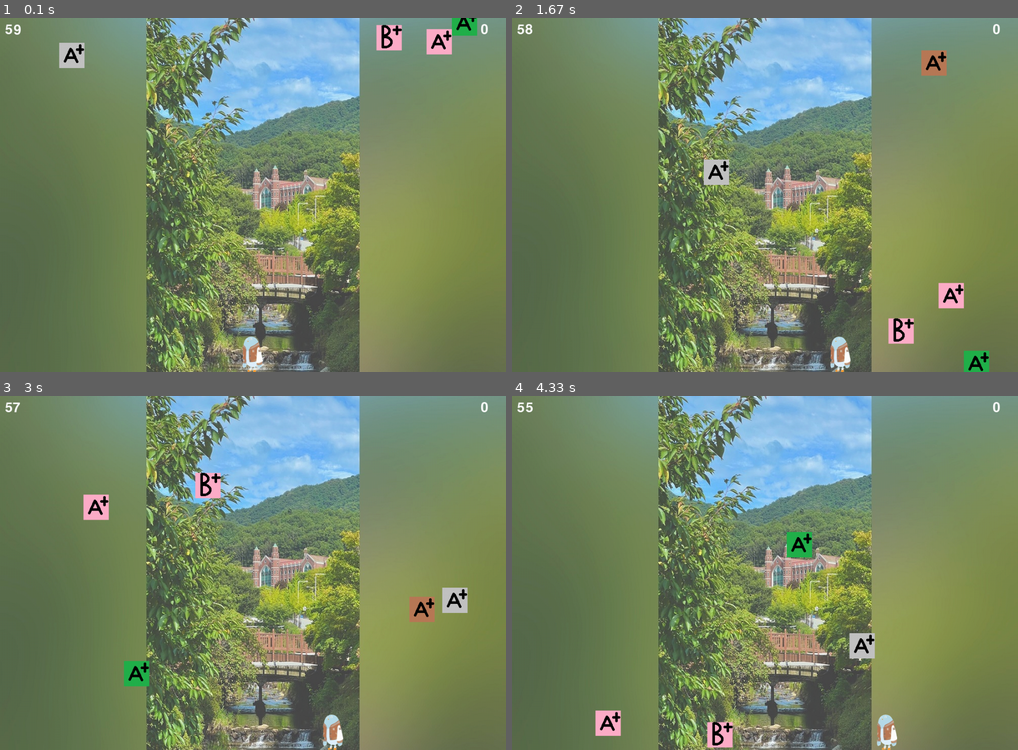
Above: before the commit, frames 1-4 (two rows, left to right).
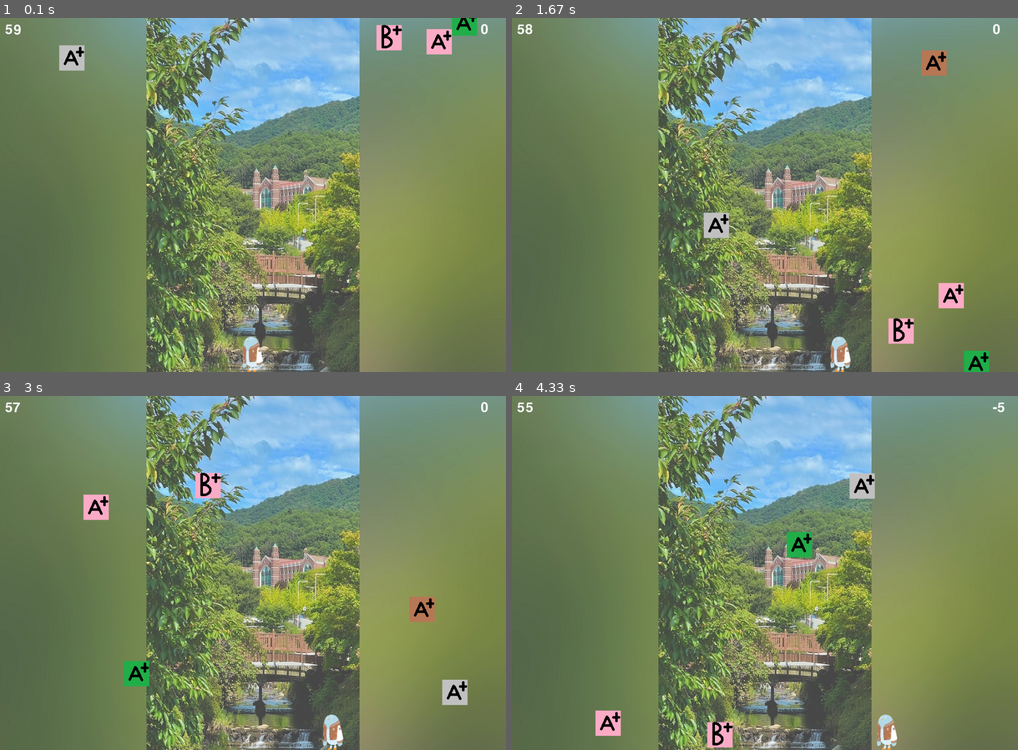
Above: after the commit, the same moments.

Repository: Burna0912/team_project
Game: pygame game, started from workspace/boo_pygame.py
Two runs of this game, one before a commit and one after it. Both use one fixed random seed, a clock stepped at 60 frames per second and the inputs below.
Inputs:
- Up to frame 1 (0.1 s): no input
- Up to frame 2 (1.67 s): hold Right 0.33-0.8 s; hold Right 0.83-1.3 s; hold Left from 1.33 s (still down)
- Up to frame 3 (3 s): release Left at 1.87 s; hold Left 1.9-2.3 s; hold Right 2.33-2.97 s
- Up to frame 4 (4.33 s): hold Left 3-3.47 s; hold Right 3.5-3.97 s; hold Right from 4 s (still down)

The runs differ from the first frame. In frame 1, 0.2% of the frame differs, in the area x 11-17%, y 6-15%; in frame 2, 0.7%; in frame 3, 0.7%; in frame 4, 0.8%, in the area x 66-98%, y 1-75%.

Commit message:
print score when game over

Diff:
--- a/workspace/boo_pygame.py
+++ b/workspace/boo_pygame.py
@@ -74,7 +74,7 @@
 F_height = F_size[1] # 캐릭터의 세로 크기
 F_x_pos = random.randint(0, screen_width - F_width)
 F_y_pos = 0
-F_speed = 0.6
+F_speed = 0.66
 
 
 
@@ -211,7 +211,7 @@
         BOO_x_pos = 10000 #남은 시간이 0 일 때 부를 화면에 뜨지 않도록 처리
         A_x_pos, B_x_pos, C_x_pos, D_x_pos, F_x_pos = 10000, 10000, 10000, 10000, 10000
         screen.blit(GameOver,(0,0)) #남은 시간이 0 일 때 게임오버 화면 출력
-
+        screen.blit(get_point, (screen_width/2, screen_height/2))
 
     screen.blit(BOO_brown, (BOO_x_pos,BOO_y_pos)) #부를 화면에 출력
     screen.blit(A, (A_x_pos, A_y_pos))
